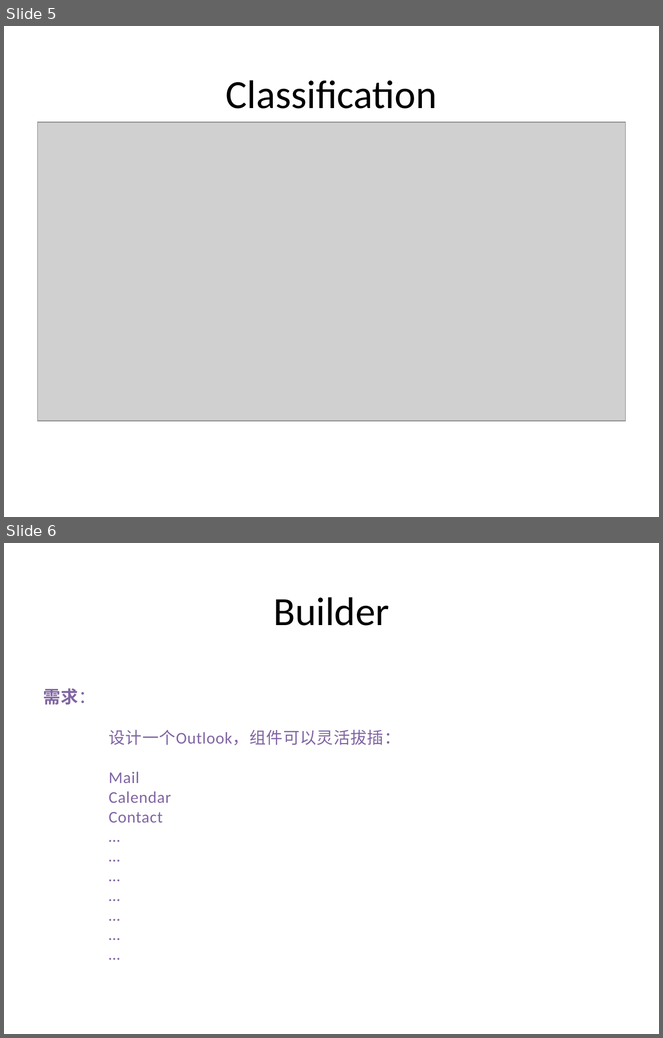
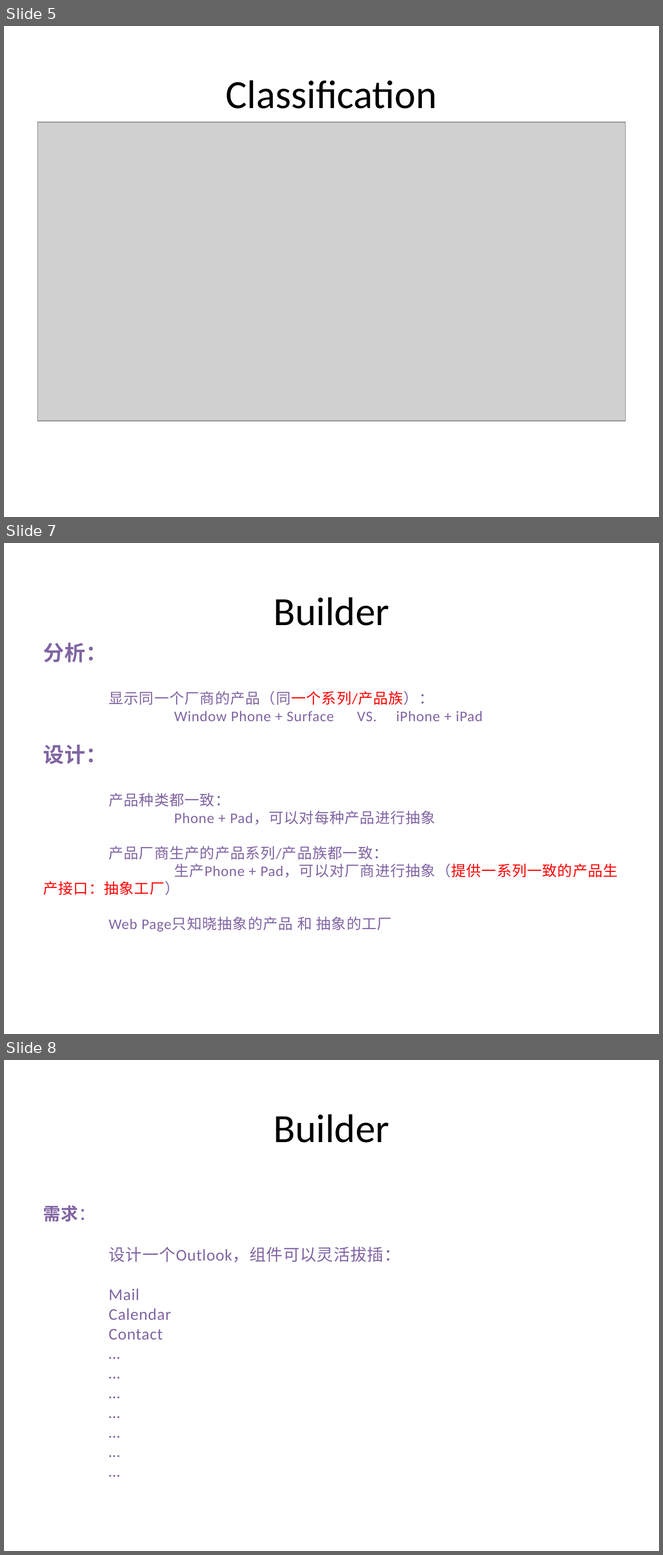
Before and after one commit to PlumpMath/DesignPattern-956, a slide deck: _Doc/DesignPattern.P2.Creational(Bulder).pptx. Shown one above the other, each under a label of ours: slides 5 and 6 before the commit, slides 5, 7 and 8 after it; the slides between them are not shown. The pictures are 663x1038 and 663x1555 pixels, drawn with LibreOffice and Linux fonts; fonts in the diff are those of the drawing; grey boxes stand for pictures. Boxes give left, top, right and bottom in pixels: in the first picture for what was removed or moved away, otherwise in the second. Text is boxed around its words. In the diff, an @@ line names an element or a change of style, - is before the commit and + after.

Commit message:
Updated Builder coder and PPT.

```diff
--- a/_Doc/DesignPattern.P2.Creational(Bulder).pptx
+++ b/_Doc/DesignPattern.P2.Creational(Bulder).pptx
@@ slide 7 added at (x1=4, y1=543, x2=659, y2=1034), background #FFFFFF @@
@@ title added at (x1=273, y1=597, x2=389, y2=626), 44 pt, text #000000 @@
+Builder
@@ text added at (x1=43, y1=691, x2=618, y2=896), 16.1 pt, text #8064A2 @@
+分析：
+显示同一个厂商的产品（同一个系列/产品族）：
+Window Phone + Surface VS. iPhone + iPad
+设计：
+产品种类都一致：
+Phone + Pad，可以对每种产品进行抽象
+产品厂商生产的产品系列/产品族都一致：
+生产Phone + Pad，可以对厂商进行抽象（提供一系列一致的产品生产接口：抽象工厂）
+Web Page只知晓抽象的产品 和 抽象的工厂
@@ what was slide 6 is now slide 8 @@
```
Also in this commit, not shown: 1 other slide added, 21 other files.
